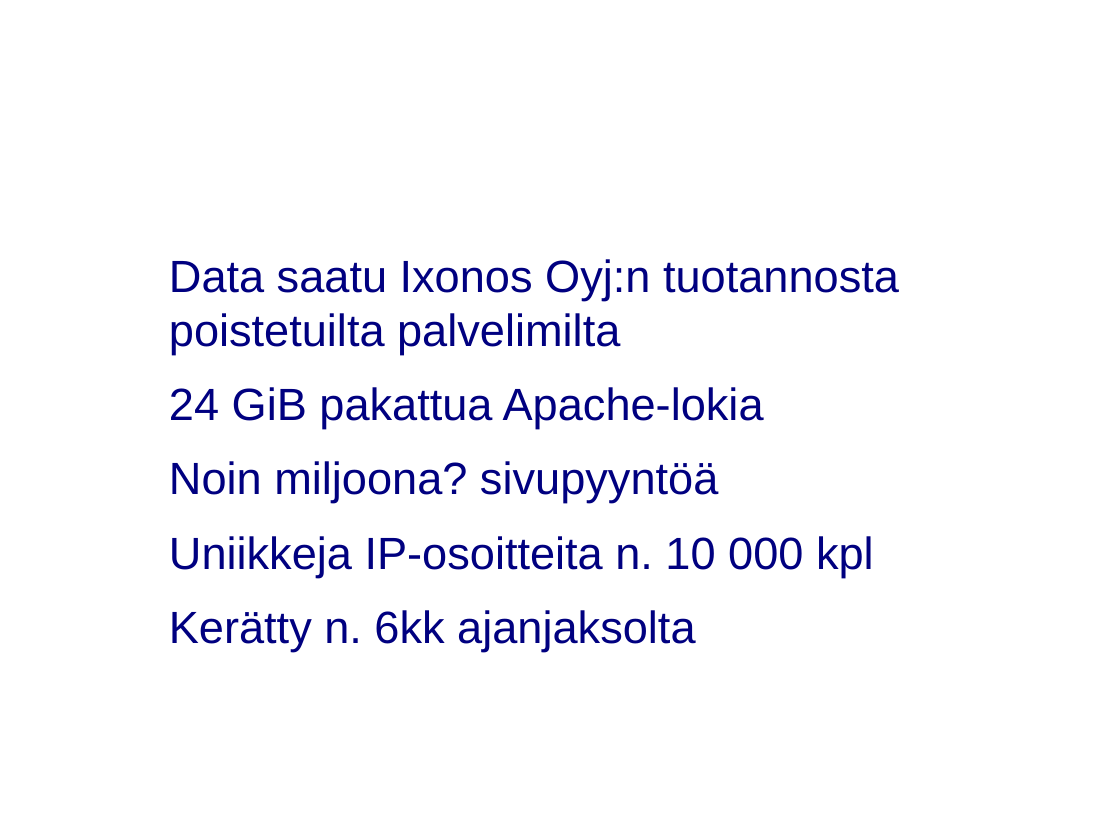
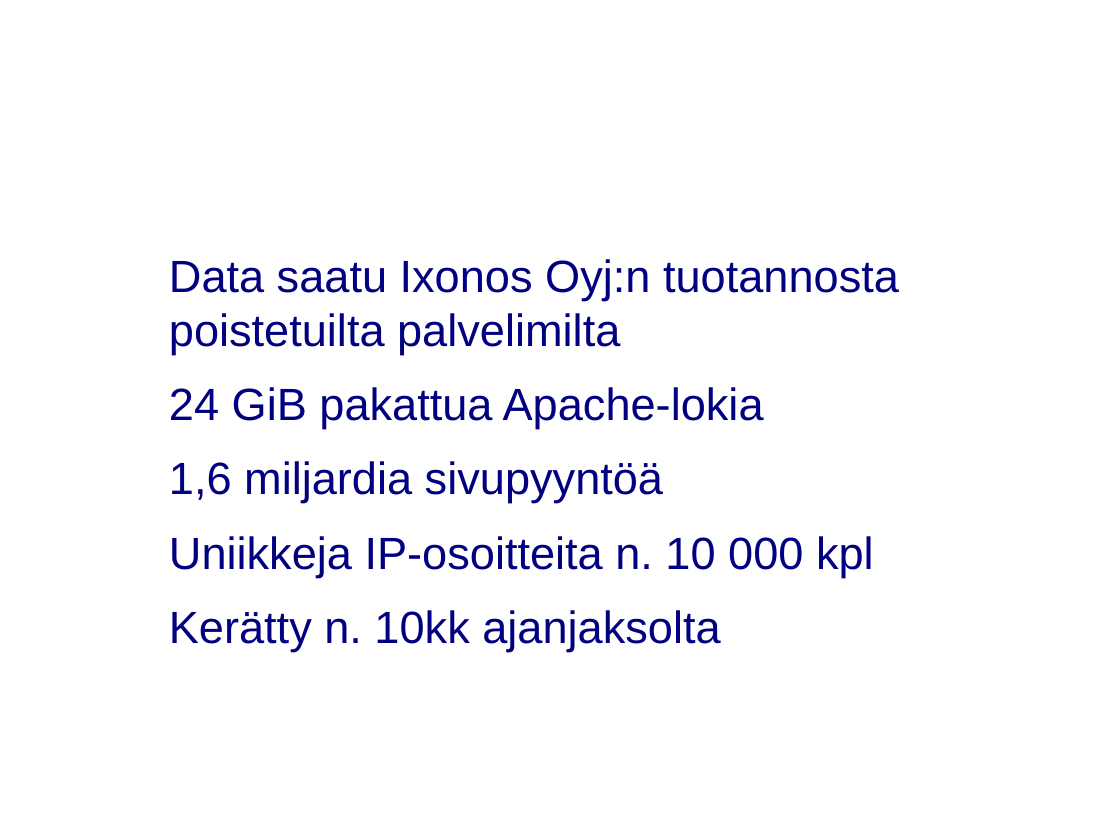
Before and after one commit to zouppen/gradu, a slide deck: slide 3 of esitykset/esitys_porissa.odp. Drawn at 1120x840 pixels with LibreOffice and Linux fonts; fonts in the diff are those of the drawing; background and template pictures are left out. Boxes give left, top, right and bottom in pixels: in the first picture for what was removed or moved away, otherwise in the second. Text is boxed around its words. In the diff, an @@ line names an element or a change of style, - is before the commit and + after.

```diff
--- a/esitykset/esitys_porissa.odp
+++ b/esitykset/esitys_porissa.odp
@@ text at <box>169,461,663,503</box>: text changed @@
-● Noin miljoona? sivupyyntöä
+● 1,6 miljardia sivupyyntöä
@@ text at <box>169,610,720,651</box>: text changed @@
-● Kerätty n. 6kk ajanjaksolta
+● Kerätty n. 10kk ajanjaksolta
```
Also in this commit, not shown: 2 other slides changed, 1 other file.
